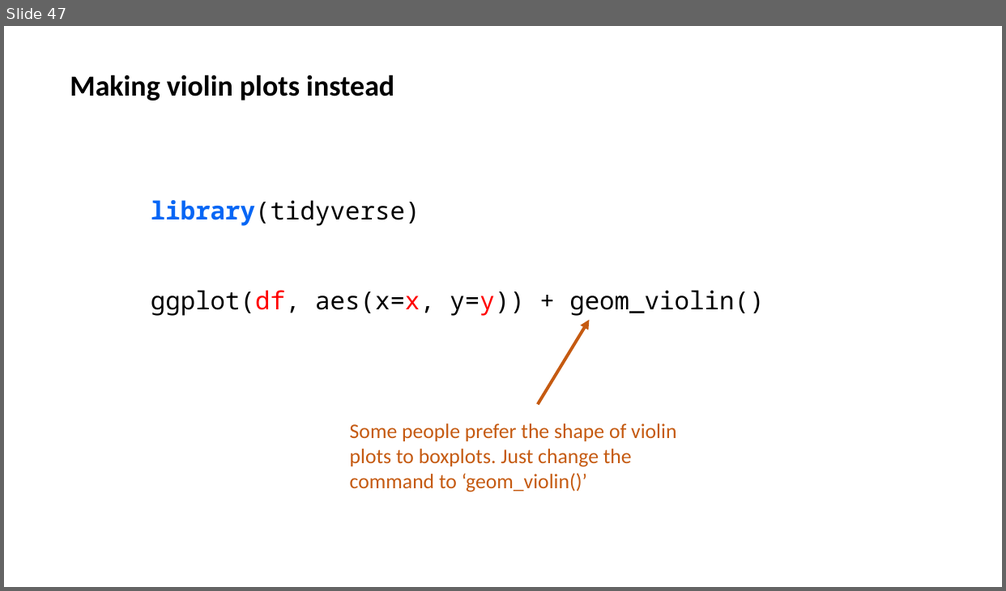
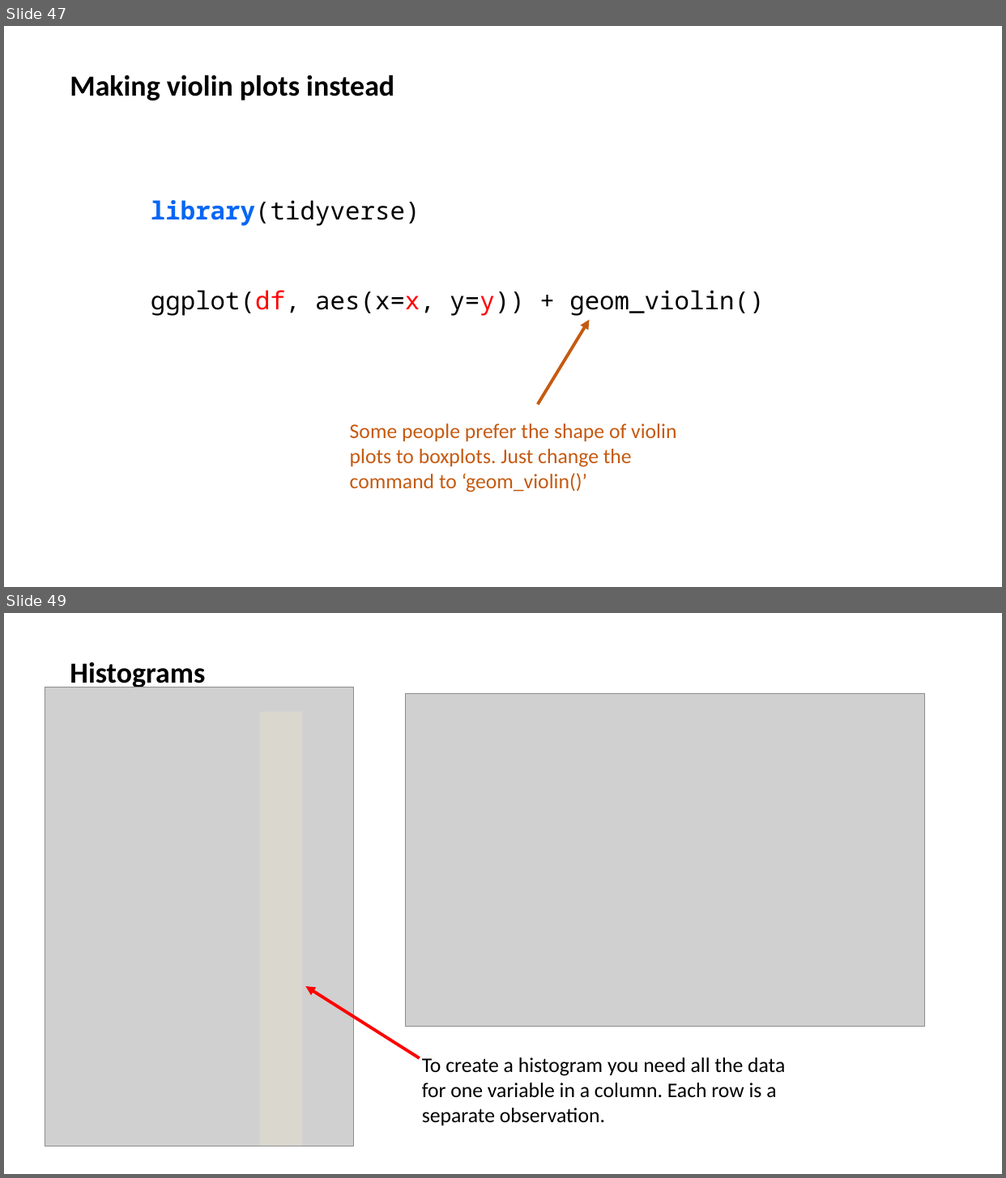
Before and after one commit to jalapic/PSY317L, a slide deck: slides/intro_ggplot2.pptx. Shown one above the other, each under a label of ours: slide 47 before the commit, slides 47 and 49 after it; the slides between them are not shown. The pictures are 1006x591 and 1006x1178 pixels, drawn with LibreOffice and Linux fonts; fonts in the diff are those of the drawing; grey boxes stand for pictures. Boxes give left, top, right and bottom in pixels: in the first picture for what was removed or moved away, otherwise in the second. Text is boxed around its words. In the diff, an @@ line names an element or a change of style, - is before the commit and + after.

```diff
--- a/slides/intro_ggplot2.pptx
+++ b/slides/intro_ggplot2.pptx
@@ slide 49 added at (4, 613, 1002, 1174), background #FFFFFF @@
@@ text added at (70, 662, 205, 690), 28 pt, text #000000, bold @@
+Histograms
@@ picture added at (44, 687, 354, 1146) @@
@@ picture added at (406, 693, 925, 1027) @@
@@ rectangle added at (259, 712, 302, 1147), fill #FFF2CC at 23% opacity @@
@@ arrow added from (420, 1059) to (305, 986), #FF0000 3 pt @@
@@ text added at (422, 1058, 785, 1126), 20 pt, text #000000 @@
+To create a histogram you need all the data for one variable in a column. Each row is a separate observation.
```
Also in this commit, not shown: 10 other slides added, 2 slides removed, 2 other files.
